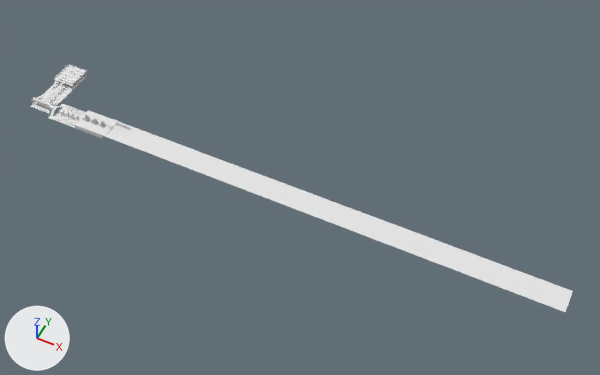
Before and after pictures for a commit that changed the Blender file Level Design/Masked.blend.
Rendered twice from a camera (50 mm lens) standing at (874.0, -846.0, 980.0) and looking at (478.0, -54.0, -10.0). Every picture has the same lights, and +X, +Y and +Z are marked at lower left. The older version comes first.

Objects in the first picture: 'Floorplan'.
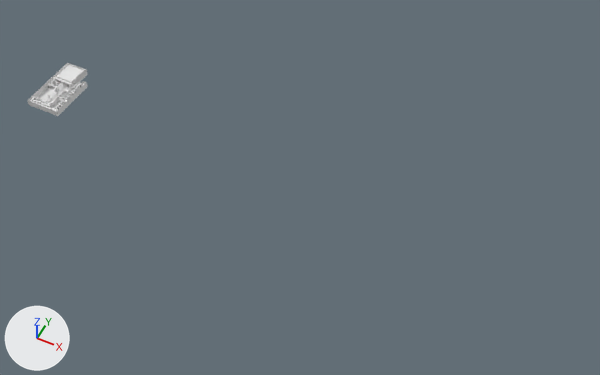
Not visible in the pictures: 'Esteira.002'.

What changed in the scene script:
```text
Add me_plane_001:
    me_plane_001.from_pydata([(-8.0, 3.8, 1.7), (-8.0, 3.8, 1.4), (-5.0, 3.8, 1.7), (-5.0, 3.8, 1.4), (-5.3, 3.8, 1.7), (-7.6, 3.8, 1.7), (-7.6, 3.8, 1.4), (-5.3, 3.8, 1.4), (-5.3, 3.8, 1.6), (-7.6, 3.8, 1.6), (-8.0, -30.3, 1.7), (-8.0, -30.3, 1.4), (-5.0, -30.3, 1.7), (-5.0, -30.3, 1.4), (-5.3, -30.3, 1.4), (-7.6, -30.3, 1.4), (-5.3, -30.3, 1.6), (-7.6, -30.3, 1.6), (-5.3, -30.3, 1.7), (-7.6, -30.3, 1.7)], [], [(7, 8, 4, 2, 3), (1, 0, 5, 9, 6), (6, 9, 8, 7), (14, 13, 12, 18, 16), (11, 15, 17, 19, 10), (15, 14, 16, 17), (9, 5, 19, 17), (1, 6, 15, 11), (5, 0, 10, 19), (4, 8, 16, 18), (6, 7, 14, 15), (7, 3, 13, 14), (0, 1, 11, 10), (8, 9, 17, 16), (2, 4, 18, 12), (3, 2, 12, 13)])
Change ob_level:
    remove ob_level.hide_set(True)  # its collection is switched off
Change ob_paredes:
    remove ob_paredes.hide_set(True)
Change ob_floorplan:
    add ob_floorplan.hide_set(True)  # its collection is switched off
Add ob_esteira_002:
    ob_esteira_002 = bpy.data.objects.new('Esteira.002', me_plane_001)
    ob_esteira_002.parent = ob_level
    ob_esteira_002.matrix_parent_inverse = Matrix(((1.0, 0.0, 0.0, -5.982), (0.0, 1.0, 0.0, 57.09), (0.0, 0.0, 1.0, -7.129), (0.0, 0.0, 0.0, 1.0)))
    ob_esteira_002.location = (5.982, -57.09, 7.129)
```

Location of each change, (x1, y1, x2, y2) in pixels of the pictures (600 x 375 px):
'Floorplan', hidden: before (31, 64, 573, 312)
'Level', shown: after (28, 63, 86, 114)
'Paredes', shown: after (27, 63, 88, 116)
